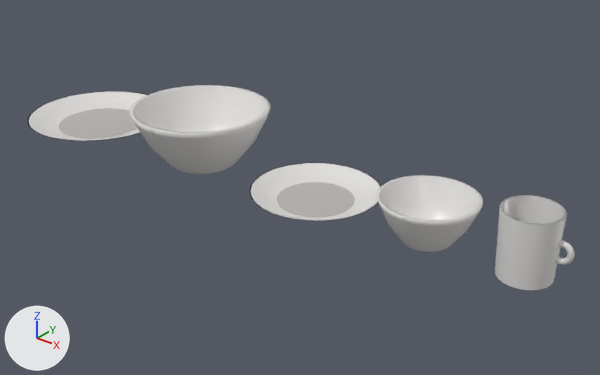
The glTF model public/modelos/BLC-14.glb, before and after one commit.
Camera for both pictures: a 50 mm lens placed at (0.84, -0.943, 0.599), pointed at (0.066, 0.025, -0.001). Arrows for +X, +Y and +Z are at lower left; the lights stay in place. The older version comes first. Where no turn or scale is listed for an object, it has been applied to the vertices.
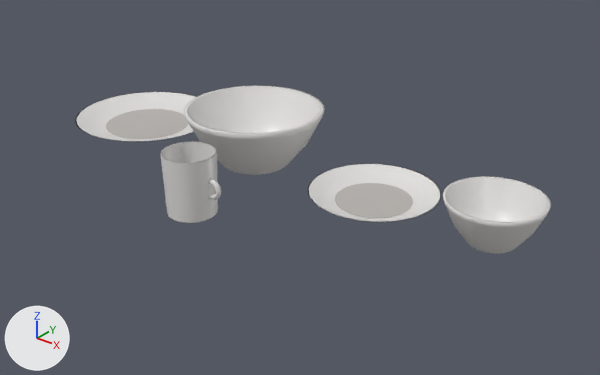
Pixel boxes (x1, y1, x2, y2) of what changed, in the pictures (600 x 375 px):
'Mesh_2', moved: before (130, 85, 271, 174); after (184, 86, 325, 175)
'Mesh_5', moved: before (377, 175, 483, 252); after (443, 176, 551, 254)
'Mesh_6', moved: before (495, 195, 567, 291); after (160, 141, 218, 223)
'Mesh_3', moved: before (250, 163, 381, 221); after (308, 163, 441, 222)
'Mesh_0', moved: before (27, 91, 147, 141); after (75, 92, 197, 142)
'Mesh_4', moved: before (277, 182, 355, 217); after (335, 183, 413, 218)
'Mesh_1', moved: before (59, 108, 137, 138); after (106, 109, 189, 139)
'Mesh_8', moved: before (555, 240, 575, 265); after (208, 178, 221, 200)

Edits to the bpy script that builds the scene:
```text
Change ob_mesh_0:
    ob_mesh_0.location: (-0.412, 0.0, 0.0) -> (-0.338, 0.055, 0.0)
Change ob_mesh_1:
    ob_mesh_1.location: (-0.412, 0.0, 0.004) -> (-0.338, 0.055, 0.004)
Change ob_mesh_2:
    ob_mesh_2.location: (-0.132, 0.0, 0.0) -> (-0.058, 0.055, 0.0)
Change ob_mesh_3:
    ob_mesh_3.location: (0.118, 0.0, 0.0) -> (0.192, 0.055, 0.0)
Change ob_mesh_4:
    ob_mesh_4.location: (0.118, 0.0, 0.004) -> (0.192, 0.055, 0.004)
Change ob_mesh_5:
    ob_mesh_5.location: (0.322, 0.0, 0.0) -> (0.398, 0.055, 0.0)
Change ob_mesh_6:
    ob_mesh_6.location: (0.475, 0.0, 0.0) -> (-0.01, -0.148, 0.0)
Change ob_mesh_8:
    ob_mesh_8.location: (0.52, 0.0, 0.052) -> (0.035, -0.148, 0.052)
```
